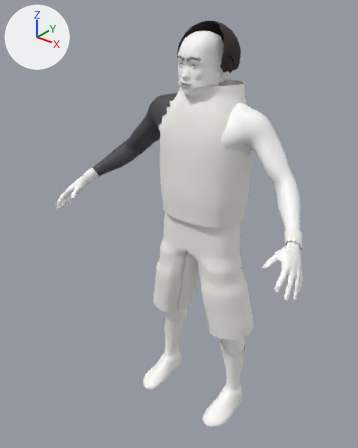
Before and after pictures for a commit that changed the glTF model ballast-site/sim/assets/player.glb.
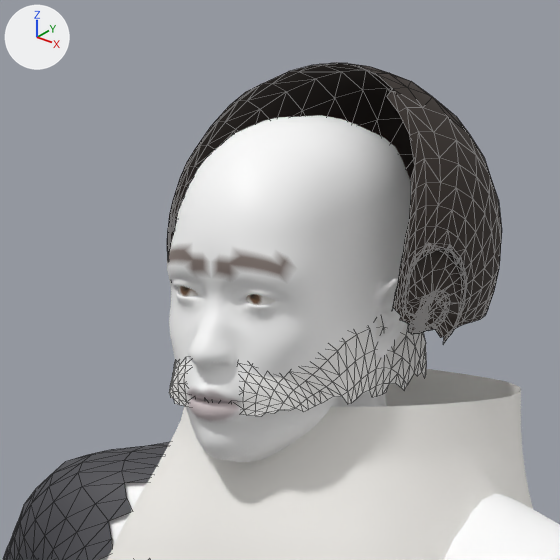
There are two pictures of each version: one whole from a 50 mm camera at (1.282, -1.811, 2.102) aimed at (-0.055, -0.14, 1.066), one close up on the part from 41% to 70% of the width and 2% to 26% of the height. Lighting does not change. The marker at upper left points along +X, +Y and +Z. The older version's two pictures come first. Both versions are drawn at full value of the shape key 'Asian' of 'Headband'; the numbers are the values there. The close-ups show mesh edges as thin lines. Vertices at exactly the same position are counted once.

The first close-up shows 'Body', 'HairFro', 'Headband', 'Jersey', 'Sleeve'.
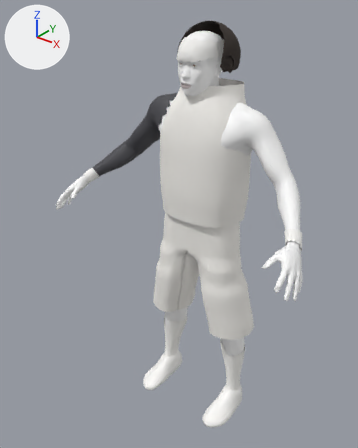
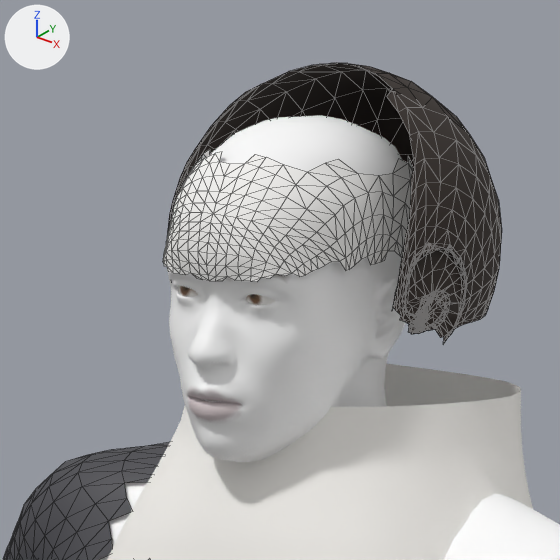
Location of each change, [x1, y1, x2, y2] in pixels of the close-ups (560 x 560 px):
'Headband', moved
    before: [169, 320, 426, 416]
    after: [163, 149, 414, 282]

What changed in the scene script:
```text
Change me_headband:
    used by ob_headband; location = (0.0, 0.0, 0.0)
    remove me_headband.from_pydata(...)  # 432 vertices, 692 faces; spans x -0.086..0.086, y -0.163..0.071, z 1.714..1.805
    add me_headband.from_pydata(...)  # 432 vertices, 692 faces; spans x -0.086..0.086, y -0.171..0.063, z 1.815..1.907
    me_headband part 1: the whole mesh is moved by (0.0, -0.008, 0.101)
```
